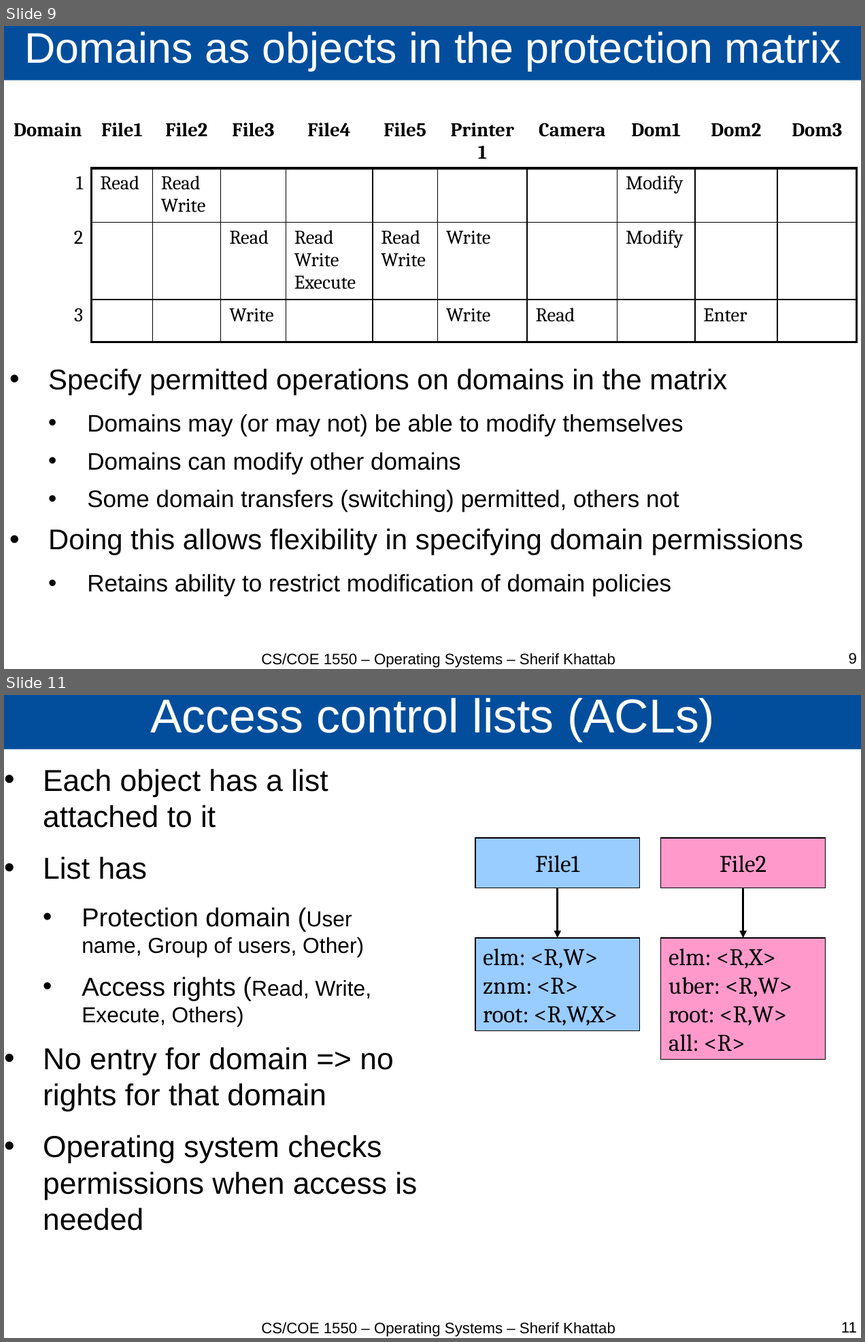
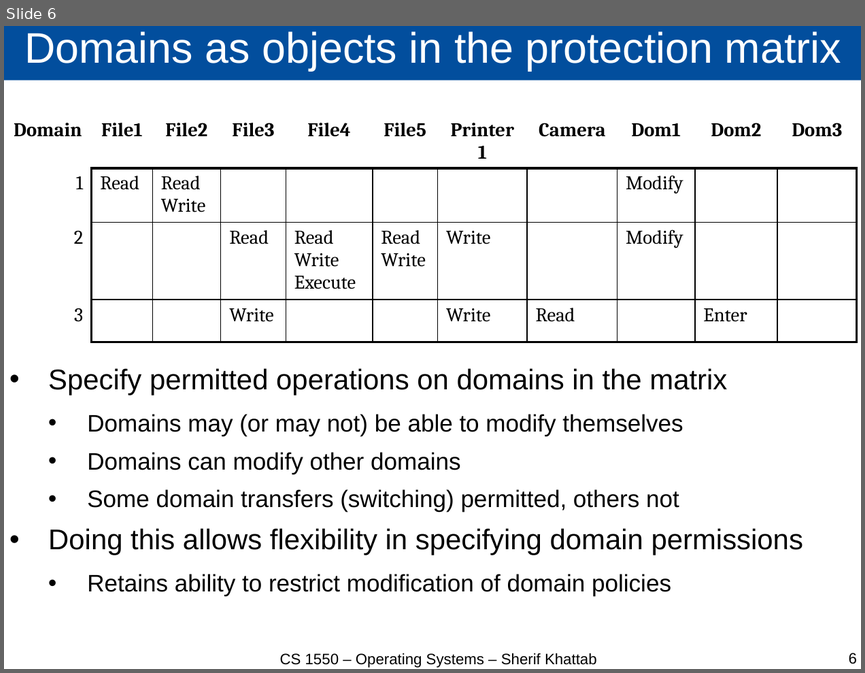
Before and after one commit to cs1550-2224/cs1550-code-handouts, a slide deck: DraftSlides/Lecture26.pptx. Shown one above the other, each under a label of ours: slides 9 and 11 before the commit, slide 6 after it; the slides between them are not shown. The pictures are 865x1342 and 865x673 pixels, drawn with LibreOffice and Linux fonts; fonts in the diff are those of the drawing. Boxes give left, top, right and bottom in pixels: in the first picture for what was removed or moved away, otherwise in the second. Text is boxed around its words. In the diff, an @@ line names an element or a change of style, - is before the commit and + after.

```diff
--- a/DraftSlides/Lecture26.pptx
+++ b/DraftSlides/Lecture26.pptx
@@ slide 11 removed at [4,695,861,1338], background #FFFFFF @@
@@ title removed at [4,695,861,749] @@
-Access control lists (ACLs)
@@ text removed at [43,768,417,1230] @@
-• Each object has a list attached to it
-• List has
-  • Protection domain (User name, Group of users, Other)
-  • Access rights (Read, Write, Execute, Others)
-• No entry for domain => no rights for that domain
-• Operating system checks permissions when access is needed
@@ rectangle removed at [475,838,639,888] @@
-File1
@@ rectangle removed at [661,838,825,888] @@
-File2
@@ arrow removed from (558, 888) to (558, 938) @@
@@ arrow removed from (743, 888) to (743, 938) @@
@@ rectangle removed at [475,938,639,1030] @@
-elm: <R,W>
-znm: <R>
-root: <R,W,X>
@@ rectangle removed at [661,938,825,1059] @@
-elm: <R,X>
-uber: <R,W>
-root: <R,W>
-all: <R>
@@ text removed at [261,1322,615,1336] @@
-CS/COE 1550 – Operating Systems – Sherif Khattab
@@ page number removed at [841,1321,857,1332] @@
-11
@@ what was slide 9 is now slide 6 @@
@@ slide 6 changed as well @@
@@ text at [280,653,597,667]: text changed @@
-CS/COE 1550 – Operating Systems – Sherif Khattab
+CS 1550 – Operating Systems – Sherif Khattab
@@ page number at [849,652,857,664]: text changed @@
-9
+6
```
Also in this commit, not shown: 18 other slides changed, 42 slides added, 3 other slides removed, 3 other files.
